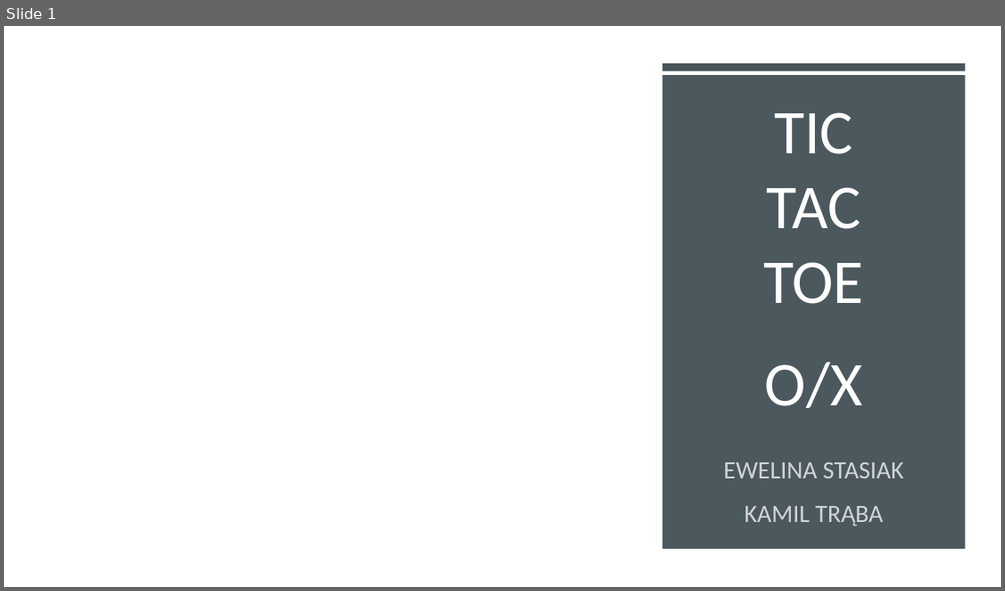
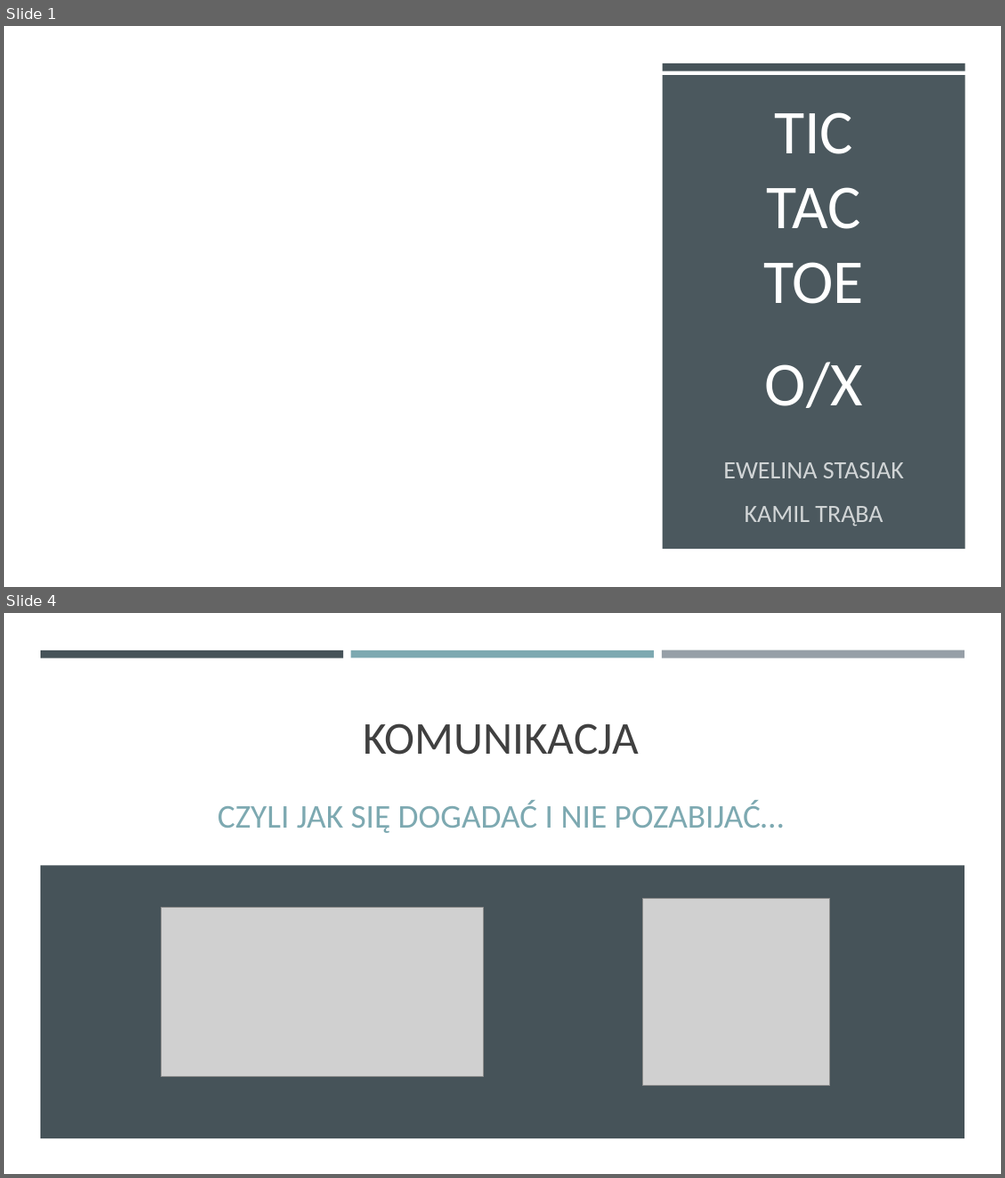
Before and after one commit to prooffek/Codecool-TicTacToe, a slide deck: TicTacToe.pptx. Shown one above the other, each under a label of ours: slide 1 before the commit, slides 1 and 4 after it; the slides between them are not shown. The pictures are 1005x591 and 1005x1178 pixels, drawn with LibreOffice and Linux fonts; fonts in the diff are those of the drawing; grey boxes stand for pictures; background and template pictures are left out. Boxes give left, top, right and bottom in pixels: in the first picture for what was removed or moved away, otherwise in the second. Text is boxed around its words. In the diff, an @@ line names an element or a change of style, - is before the commit and + after.

```diff
--- a/TicTacToe.pptx
+++ b/TicTacToe.pptx
@@ slide 4 added at (4,613,1001,1174), background #FFFFFF @@
@@ rectangle added at (40,650,343,657), fill #465359 @@
@@ rectangle added at (351,650,654,657), fill #7DA9B1 @@
@@ rectangle added at (662,650,964,658), fill #969FA7 @@
@@ title added at (363,723,639,755), 44 pt, text #404040 @@
+KOMUNIKACJA
@@ subtitle added at (218,800,784,833), 32 pt, text #7DA9B1 @@
+CZYLI JAK SIĘ DOGADAĆ I NIE POZABIJAĆ…
@@ rectangle added at (40,865,965,1138), fill #465359 @@
@@ picture added at (643,899,830,1086) @@
@@ picture added at (161,907,484,1076) @@
```
Also in this commit, not shown: 7 other slides added, 1 slide removed, 1 other file.
